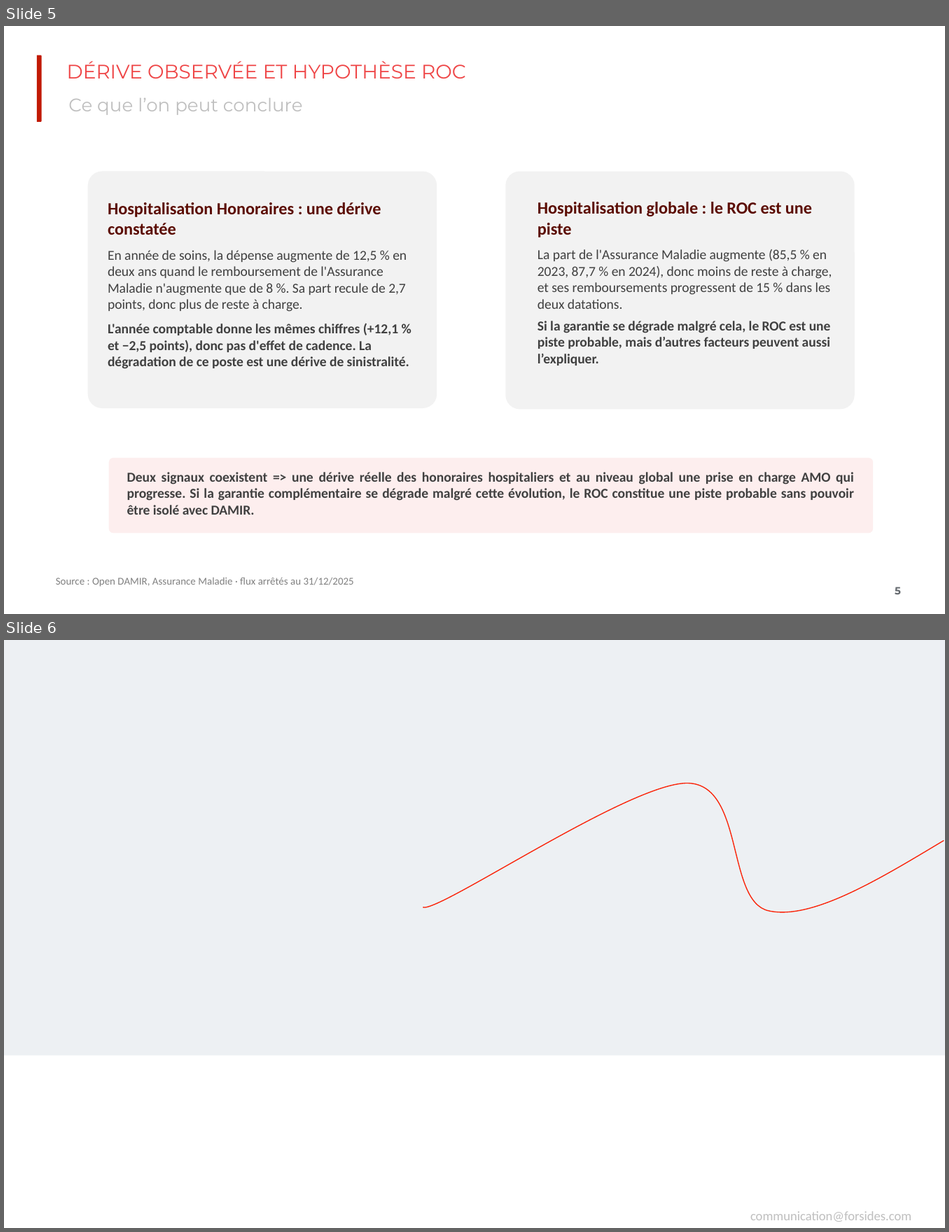
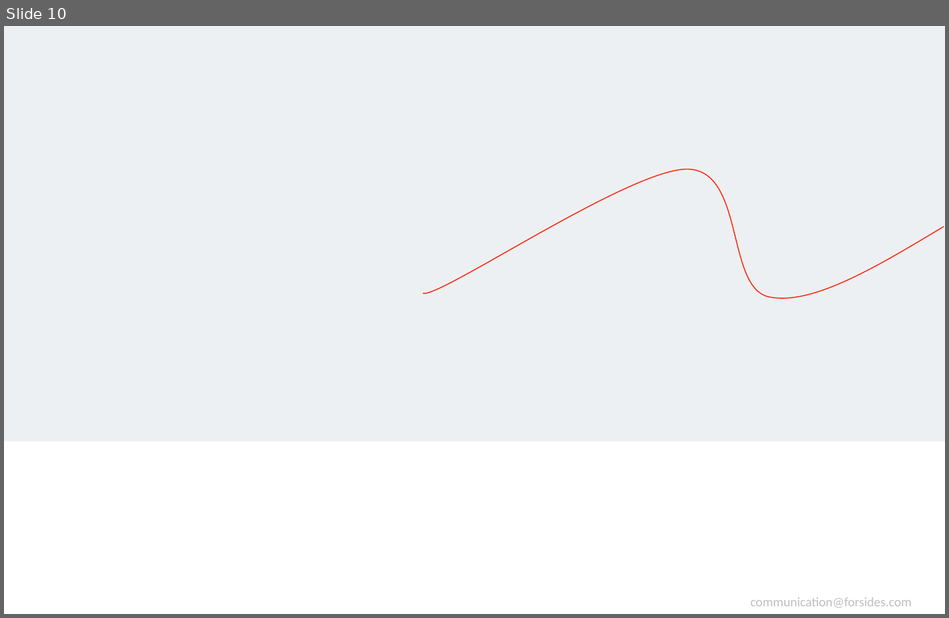
Before and after one commit to Simspeed1769/DONNEE-PARQUET, a slide deck: Question Client Hospitalisation ROC.pptx. Shown one above the other, each under a label of ours: slides 5 and 6 before the commit, slide 10 after it. The pictures are 949x1232 and 949x618 pixels, drawn with LibreOffice and Linux fonts; fonts in the diff are those of the drawing; background and template pictures are left out. Boxes give left, top, right and bottom in pixels: in the first picture for what was removed or moved away, otherwise in the second. Text is boxed around its words. In the diff, an @@ line names an element or a change of style, - is before the commit and + after.

```diff
--- a/Question Client Hospitalisation ROC.pptx
+++ b/Question Client Hospitalisation ROC.pptx
@@ slide 5 removed at bbox=[4, 26, 945, 614], background #FFFFFF @@
@@ round same rect removed at bbox=[37, 55, 42, 122] @@
@@ title removed at bbox=[67, 61, 466, 78] @@
-DÉRIVE OBSERVÉE ET HYPOTHÈSE ROC
@@ text removed at bbox=[68, 98, 303, 115] @@
-Ce que l’on peut conclure
@@ rounded rectangle removed at bbox=[88, 171, 437, 408] @@
@@ rounded rectangle removed at bbox=[505, 171, 854, 409] @@
@@ text removed at bbox=[108, 202, 409, 369] @@
-Hospitalisation Honoraires : une dérive constatée
-En année de soins, la dépense augmente de 12,5 % en deux ans quand le remboursement de l'Assurance Maladie n'augmente que de 8 %. Sa part recule de 2,7 points, donc plus de reste à charge.
-L'année comptable donne les mêmes chiffres (+12,1 % et −2,5 points), donc pas d'effet de cadence. La dégradation de ce poste est une dérive de sinistralité.
@@ text removed at bbox=[537, 202, 832, 366] @@
-Hospitalisation globale : le ROC est une piste
-La part de l'Assurance Maladie augmente (85,5 % en 2023, 87,7 % en 2024), donc moins de reste à charge, et ses remboursements progressent de 15 % dans les deux datations.
-Si la garantie se dégrade malgré cela, le ROC est une piste probable, mais d’autres facteurs peuvent aussi l’expliquer.
@@ rounded rectangle removed at bbox=[108, 458, 873, 533] @@
@@ text removed at bbox=[127, 472, 854, 515] @@
-Deux signaux coexistent => une dérive réelle des honoraires hospitaliers et au niveau global une prise en charge AMO qui progresse. Si la garantie complémentaire se dégrade malgré cette évolution, le ROC constitue une piste probable sans pouvoir être isolé avec DAMIR.
@@ text removed at bbox=[56, 578, 354, 587] @@
-Source : Open DAMIR, Assurance Maladie · flux arrêtés au 31/12/2025
@@ page number removed at bbox=[894, 587, 901, 594] @@
-5
@@ what was slide 6 is now slide 10 @@
```
Also in this commit, not shown: 1 slide changed, 8 slides added, 3 other slides removed, 5 other files.
